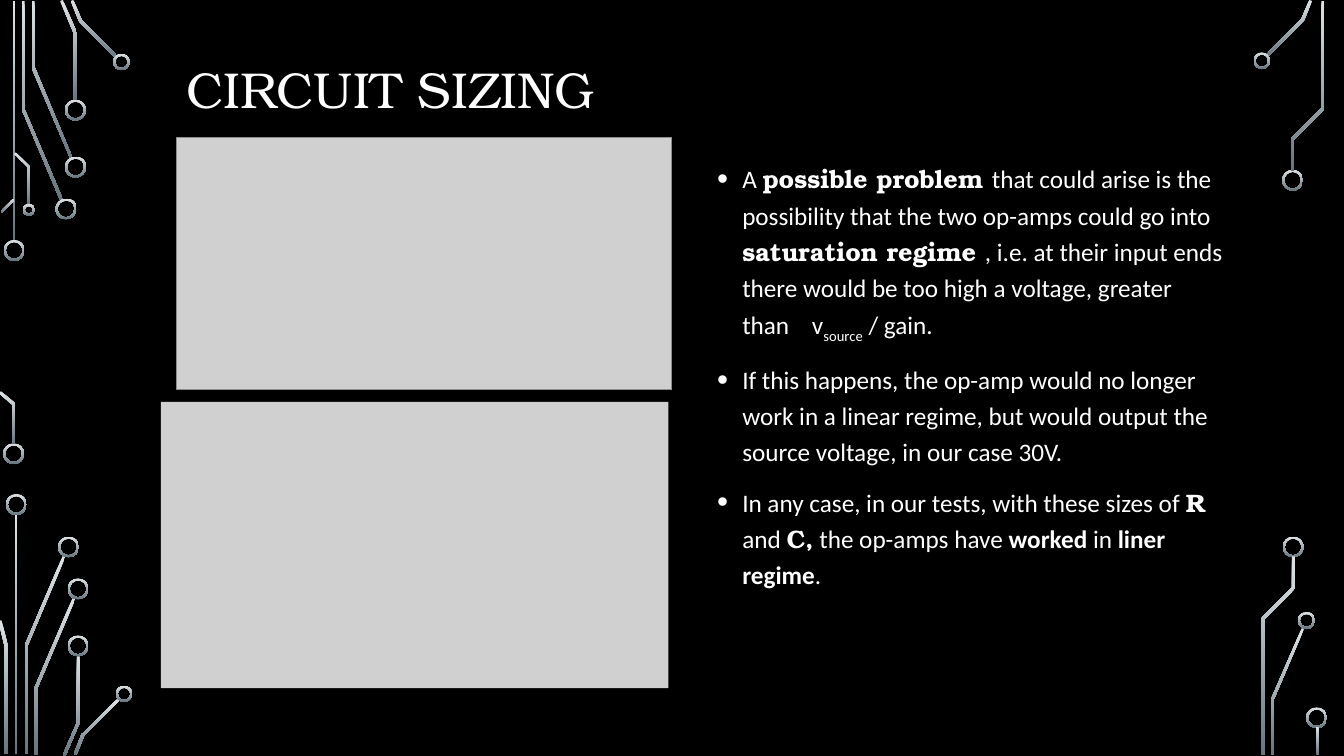
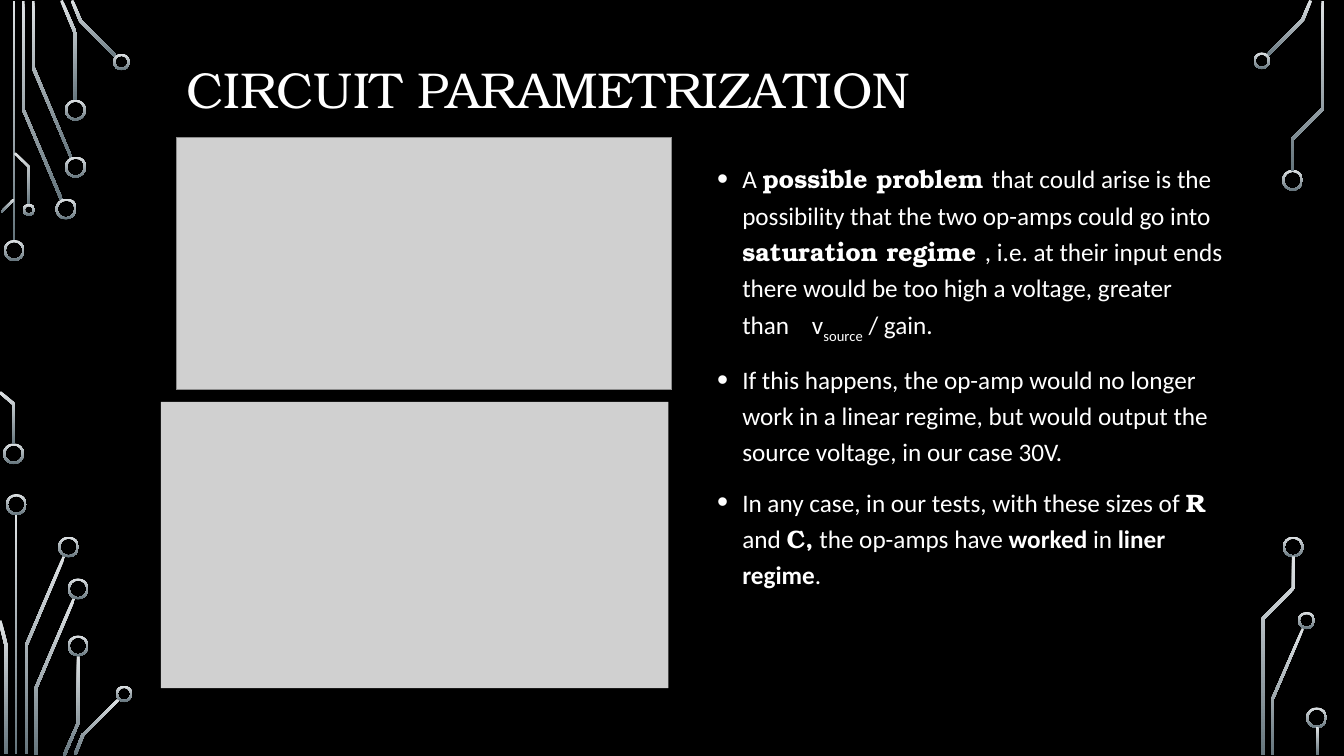
Before and after one commit to elchape99/SSCSA, a slide deck: slide 13 of presentazione_progetto.pptx. Drawn at 1344x756 pixels with LibreOffice and Linux fonts; fonts in the diff are those of the drawing; grey boxes stand for pictures; background and template pictures are left out. Boxes give left, top, right and bottom in pixels: in the first picture for what was removed or moved away, otherwise in the second. Text is boxed around its words. In the diff, an @@ line names an element or a change of style, - is before the commit and + after.

```diff
--- a/presentazione_progetto.pptx
+++ b/presentazione_progetto.pptx
@@ title at (x1=186, y1=73, x2=910, y2=109): text changed @@
-CIRCUIT SIZING
+CIRCUIT PARAMETRIZATION
```
Also in this commit, not shown: 5 other slides changed, 1 slide added, 1 slide removed, 2 other files.
